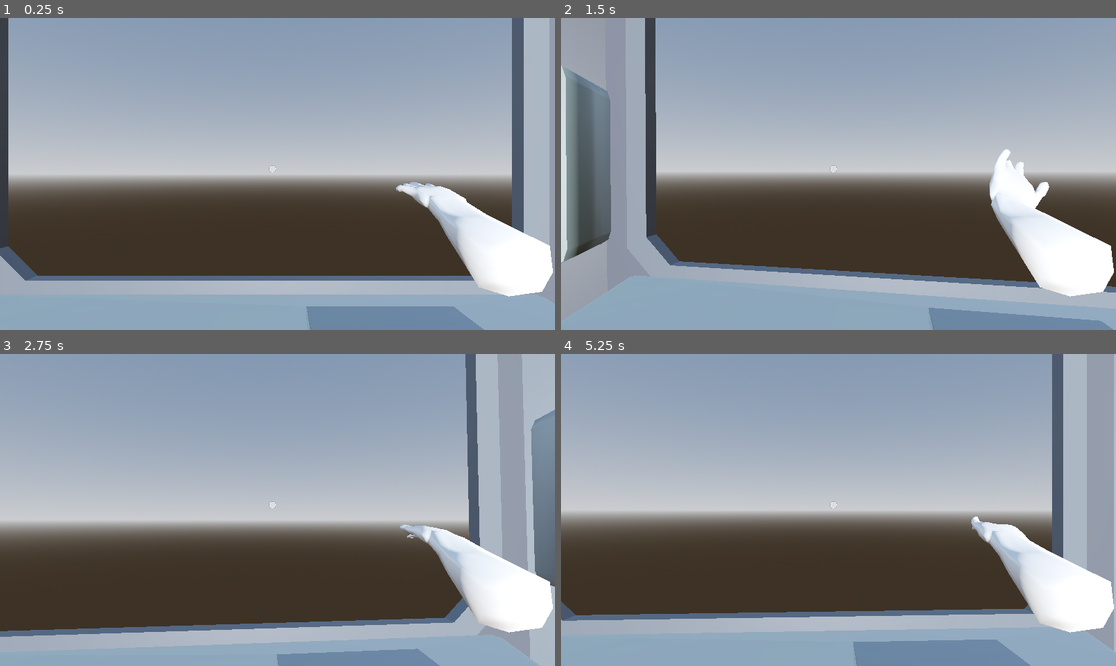
Above: before the commit, frames 1-4 (two rows, left to right).
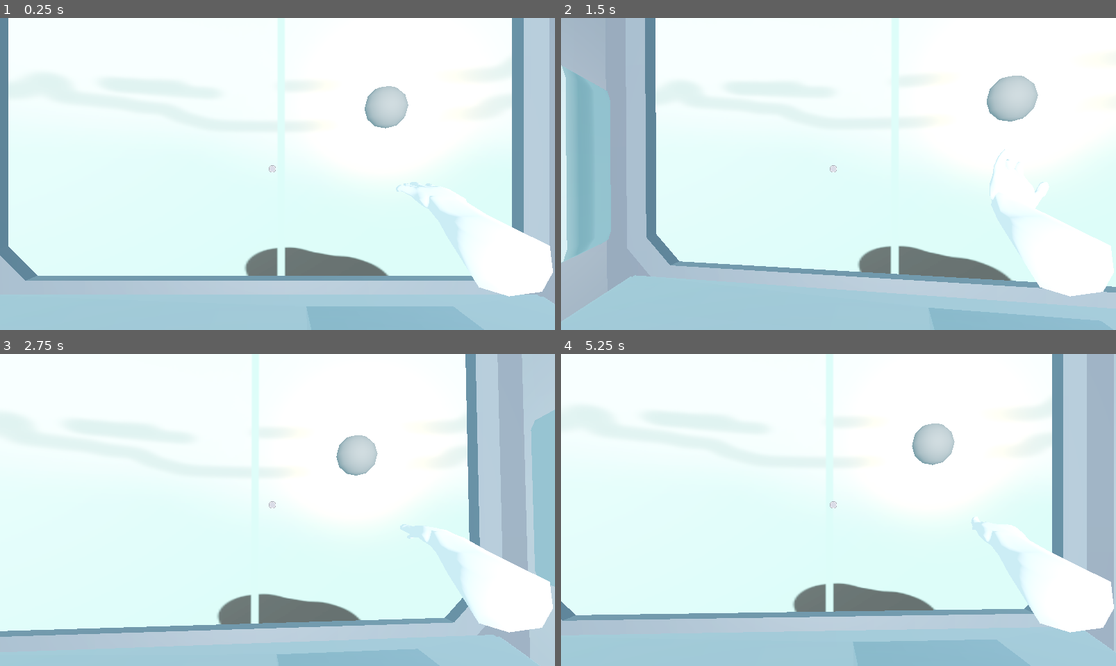
Above: after the commit, the same moments.

Repository: 20lux/20SecondGameJam25
Game: Godot game, scene res://Scenes/bunker.tscn
The game is run twice, just before and just after one commit, with the same random seed, the same clock (stepped at 60 frames per second) and the same inputs.
Inputs (mouse positions are in pixels of both pictures, inside the frame that each line leads up to):
- Up to frame 1 (0.25 s): no input
- Up to frame 2 (1.5 s): tap Enter at 0.5 s; move the mouse to (866, 174) at 0.52 s; tap E (interact) at 0.6, 1.35 s; move the mouse to (810, 174) at 1.27 s
- Up to frame 3 (2.75 s): move the mouse to (288, 503) at 2.02 s; tap E (interact) at 2.1 s
- Up to frame 4 (5.25 s): move the mouse to (832, 516) at 2.77 s; tap E (interact) every 0.75 s from 2.85 to 5.1 s; move the mouse to (877, 513) at 3.52 s; move the mouse to (794, 506) at 4.27 s; move the mouse to (844, 510) at 5.02 s

The runs differ from the first frame. In frame 1, 90% of the frame differs, in the area x 0-100%, y 0-100%; in frame 2, 88%; in frame 3, 88%; in frame 4, 90%.

Commit message:
add(shaders): sky, radar WIP

Diff:
--- a/Scenes/bunker.tscn
+++ b/Scenes/bunker.tscn
@@ -1,18 +1,22 @@
-[gd_scene load_steps=6 format=3 uid="uid://u4v6jaaa5h4v"]
+[gd_scene load_steps=8 format=3 uid="uid://u4v6jaaa5h4v"]
 
 [ext_resource type="PackedScene" uid="uid://ccfqu1g6oft7g" path="res://Player/player.tscn" id="1_nejuk"]
+[ext_resource type="Shader" uid="uid://bx2l6uoh3pjhb" path="res://Shaders/sky.gdshader" id="1_xxrj8"]
 [ext_resource type="PackedScene" uid="uid://dliwi2ukr2mwg" path="res://Meshes/RoomTest.glb" id="2_7hew7"]
+[ext_resource type="Texture2D" uid="uid://spcctn1p4ho5" path="res://Textures/Background_Panorama_Placeholder.png" id="2_qv8o1"]
 
-[sub_resource type="ProceduralSkyMaterial" id="ProceduralSkyMaterial_xxrj8"]
-sky_horizon_color = Color(0.66224277, 0.6717428, 0.6867428, 1)
-ground_horizon_color = Color(0.66224277, 0.6717428, 0.6867428, 1)
+[sub_resource type="ShaderMaterial" id="ShaderMaterial_qv8o1"]
+shader = ExtResource("1_xxrj8")
+shader_parameter/sky_texture = ExtResource("2_qv8o1")
+shader_parameter/sun_pos = Vector3(34.855, 25.15, -100)
+shader_parameter/color = Color(0.52632874, 0.7312947, 0.8168722, 1)
 
-[sub_resource type="Sky" id="Sky_qv8o1"]
-sky_material = SubResource("ProceduralSkyMaterial_xxrj8")
+[sub_resource type="Sky" id="Sky_gio65"]
+sky_material = SubResource("ShaderMaterial_qv8o1")
 
 [sub_resource type="Environment" id="Environment_gio65"]
 background_mode = 2
-sky = SubResource("Sky_qv8o1")
+sky = SubResource("Sky_gio65")
 tonemap_mode = 2
 
 [node name="Bunker" type="Node3D"]
@@ -27,3 +31,7 @@
 
 [node name="ControlCentre" parent="." instance=ExtResource("2_7hew7")]
 transform = Transform3D(-4.371139e-08, 0, -1, 0, 1, 0, 1, 0, -4.371139e-08, -0.28135777, 4.7683716e-07, -4.177231)
+
+[node name="Meteor" type="CSGSphere3D" parent="."]
+transform = Transform3D(1, 0, 0, 0, 1, 0, 0, 0, 1, 34.855, 25.15, -100)
+radius = 6.726112
--- /dev/null
+++ b/Shaders/radar.gdshader
@@ -0,0 +1,33 @@
+shader_type canvas_item;
+
+uniform float line_thickness: hint_range(0.01, 1.0, 0.01) = 0.1;
+uniform float speed: hint_range(0.1, 20.0, 0.1) = 5.0;
+uniform vec3 line_color: source_color = vec3(0.0, 1.0, 0.0);
+uniform float zoom: hint_range(1.0, 100.0, 0.1) = 10.0;
+uniform int line_count: hint_range(1, 100, 1) = 10;
+uniform float line_zoom: hint_range(0.1, 10.0, 0.1) = 2.0;
+uniform float step_size: hint_range(0.1, 10.0, 0.1) = 1.0;
+uniform float fade_factor: hint_range(0.1, 1.0, 0.01) = 0.75;
+uniform float line_factor: hint_range(0.0, 1.0, 0.1) = 0.1;
+
+float draw_line(vec2 uv, vec2 a, vec2 b) {
+	vec2 pa = uv - a;
+	vec2 ba = b - a;
+	float h = clamp(dot(pa, ba) / dot(ba, ba), 0.0, 1.0);
+	return 1.0 - smoothstep(line_thickness * 0.8, line_thickness * 1.2, length(pa - ba * h));
+}
+
+void fragment() {
+	vec2 uv = UV - 0.5;
+	uv *= zoom;
+	float time = TIME * speed;
+	vec3 color = vec3(0.0);
+	for (int i = 0; i < line_count; i++) {
+		time += step_size;
+		color *= fade_factor;
+		vec2 a = vec2(sin(time * line_factor), cos(time * line_factor));
+		vec2 b = vec2(cos(time * line_factor), sin(time * line_factor));
+		color += draw_line(uv, a * line_zoom, b * line_zoom) * line_color;
+	}
+	COLOR = vec4(color, 1.0);
+}
--- /dev/null
+++ b/Shaders/radar.tscn
@@ -0,0 +1,20 @@
+[gd_scene load_steps=3 format=3 uid="uid://bisvivkr6iumn"]
+
+[ext_resource type="Shader" uid="uid://bn8q4ost7riw5" path="res://Shaders/radar.gdshader" id="1_mht4n"]
+
+[sub_resource type="ShaderMaterial" id="ShaderMaterial_pk8qc"]
+shader = ExtResource("1_mht4n")
+shader_parameter/line_thickness = 0.00999999977648
+shader_parameter/speed = 5.0
+shader_parameter/line_color = Color(0, 1, 0, 1)
+shader_parameter/zoom = 10.0
+shader_parameter/line_count = 10
+shader_parameter/line_zoom = 6.0000000894072
+shader_parameter/step_size = 4.60000006854552
+shader_parameter/fade_factor = 0.99999998137332
+shader_parameter/line_factor = 0.20000000298024
+
+[node name="ColorRect" type="ColorRect"]
+material = SubResource("ShaderMaterial_pk8qc")
+offset_right = 600.0
+offset_bottom = 400.0
--- /dev/null
+++ b/Shaders/sky.gdshader
@@ -0,0 +1,15 @@
+shader_type sky;
+
+uniform sampler2D sky_texture: source_color, filter_linear, hint_default_black;
+uniform vec3 sun_pos = vec3(0.0);
+uniform vec3 color: source_color;
+
+void sky() {
+	if (AT_CUBEMAP_PASS) {
+		COLOR = color;
+	} else {
+		COLOR = texture(sky_texture, SKY_COORDS).rgb;
+		float ds = max(dot(normalize(sun_pos - POSITION), EYEDIR), 0.0); // direction to sun
+		COLOR += pow(vec3(pow(ds, 40.0), pow(ds, 60.0), pow(ds, 100.0)), vec3(2.0));
+	}
+}
--- a/project.godot
+++ b/project.godot
@@ -20,9 +20,12 @@
 folder_colors={
 "res://Audio/": "red",
 "res://Interactables/": "green",
+"res://Material/": "teal",
 "res://Meshes/": "orange",
 "res://Player/": "pink",
-"res://Scenes/": "yellow"
+"res://Scenes/": "yellow",
+"res://Shaders/": "purple",
+"res://Textures/": "pink"
 }
 
 [input]
Not shown, added: Shaders/radar.gdshader.uid
Not shown, added: Shaders/sky.gdshader.uid
